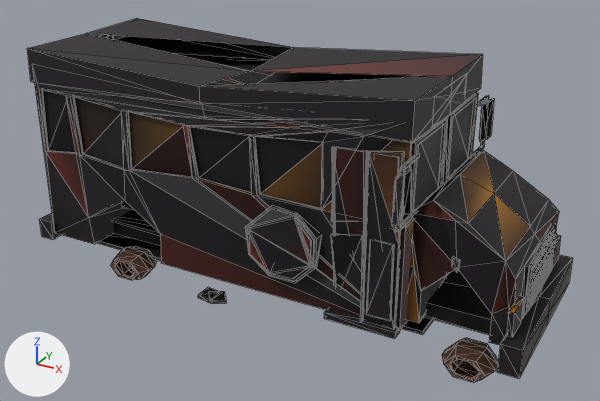
Before and after pictures for a commit that changed the glTF model public/assets/models/veh.school-bus.burned.lod2.glb.
Both versions are drawn from a camera (50 mm lens) standing at (5.07, -9.52, 6.04) and looking at (-0.11, -0.11, 1.34). Lighting does not change. The marker at lower left points along +X, +Y and +Z. The older version comes first. Mesh edges are drawn as thin lines. Where no turn or scale is listed for an object, it has been applied to the vertices. Vertices at exactly the same position are counted once.
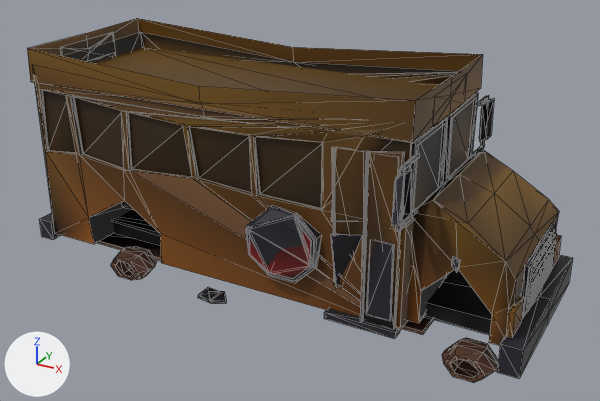
What changed in the scene script:
```text
Change me_mesh_4:
    used by ob_mesh_4; location = (-0.3, -0.04, 1.7)
    remove me_mesh_4.from_pydata(...)  # 897 vertices, 1378 faces; spans x -3.74..3.74, y -1.71..1.71, z -1.69..1.69
    add me_mesh_4.from_pydata(...)  # 895 vertices, 1366 faces; spans x -3.74..3.74, y -1.71..1.71, z -1.69..1.69
    me_mesh_4 part 1: 2 vertices removed from x -0.65, y 0.05, z 1.15..1.37
    me_mesh_4 part 2: 1009 kept faces spanning x -3.74..3.74, y -1.71..1.71, z -1.69..1.69 get new vertex colours
    me_mesh_4 part 3: 82 faces spanning x -3.58..3.58, y -1.25..1.36, z -1.28..1.6 switch from mat_pal_brick to mat_pal_schoolbusyellow
    me_mesh_4 part 4: 12 faces spanning x 0.17..1.01, y -1.38..-1.2, z -0.87..-0.03 switch from mat_pal_brick to mat_pal_survivorred
    me_mesh_4 part 5: 327 faces spanning x -3.58..3.58, y -1.25..1.34, z -1.28..1.69 switch from mat_pal_uidark to mat_pal_schoolbusyellow
    me_mesh_4 part 6: 14 faces spanning x 0.17..1.01, y -1.38..-1.19, z -0.87..-0.03 switch from mat_pal_uidark to mat_pal_survivorred
    me_mesh_4 part 7: 72 faces spanning x -3.62..2.4, y -0.85..0.94, z -1.45..-0.06 switch from mat_pal_uidark to mat_pal_sidewalk
    other edits to the shape of me_mesh_4 do not show in these pictures
```

Pixel boxes (x1, y1, x2, y2) of what changed, in the pictures (600 x 401 px):
part 1 of me_mesh_4, deleted: before (27, 33, 483, 86)
part 2 of me_mesh_4, recoloured (black to brown): before (27, 33, 561, 351); after (27, 18, 561, 351)
part 3 of me_mesh_4, recoloured: before (40, 35, 559, 331); after (27, 19, 559, 331)
part 4 of me_mesh_4, recoloured: (249, 231, 311, 272) in both
part 5 of me_mesh_4, recoloured (black to brown): before (27, 33, 561, 345); after (27, 18, 561, 345)
part 6 of me_mesh_4, recoloured (black to red): (267, 245, 311, 278) in both
part 7 of me_mesh_4, recoloured: (97, 201, 433, 335) in both
